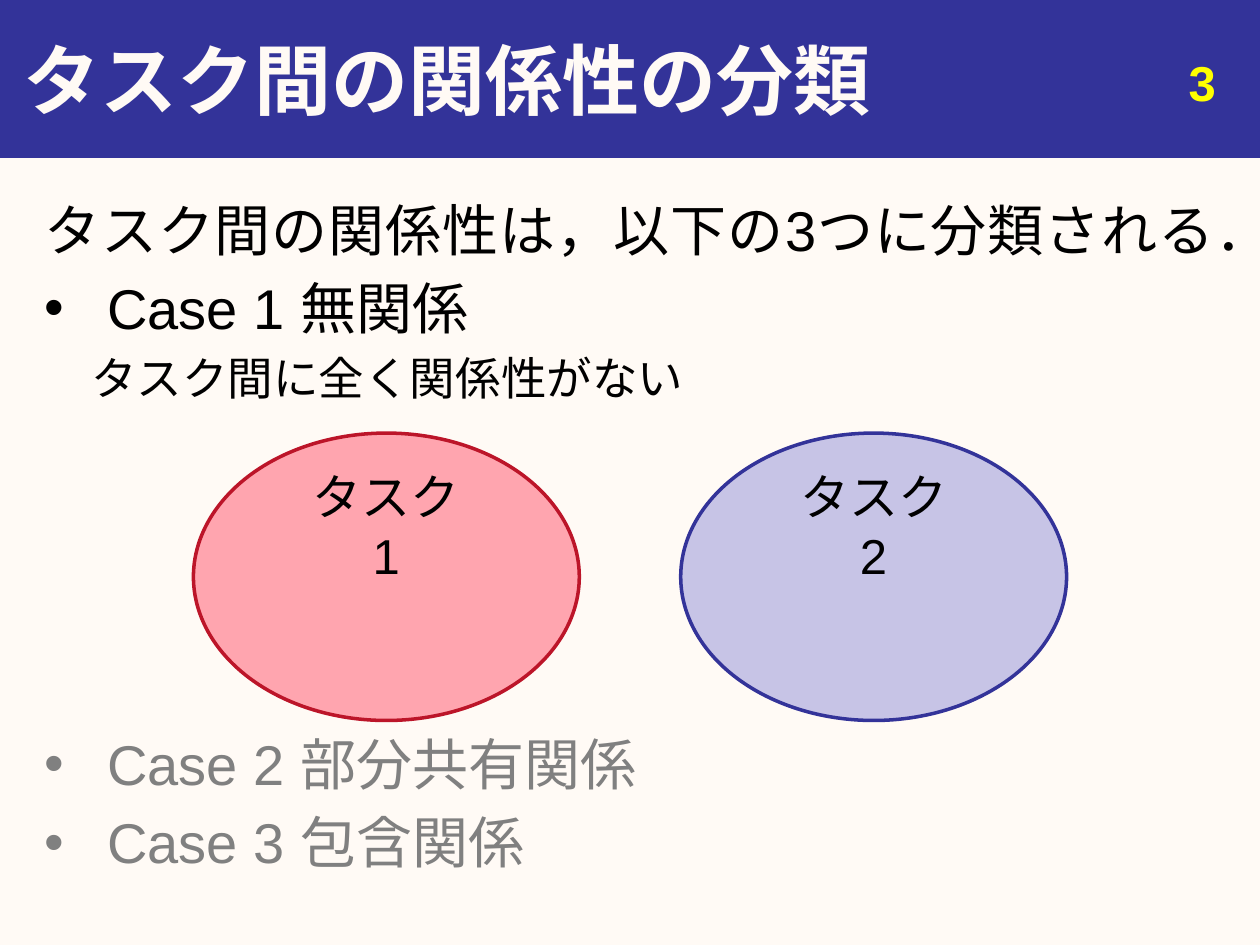
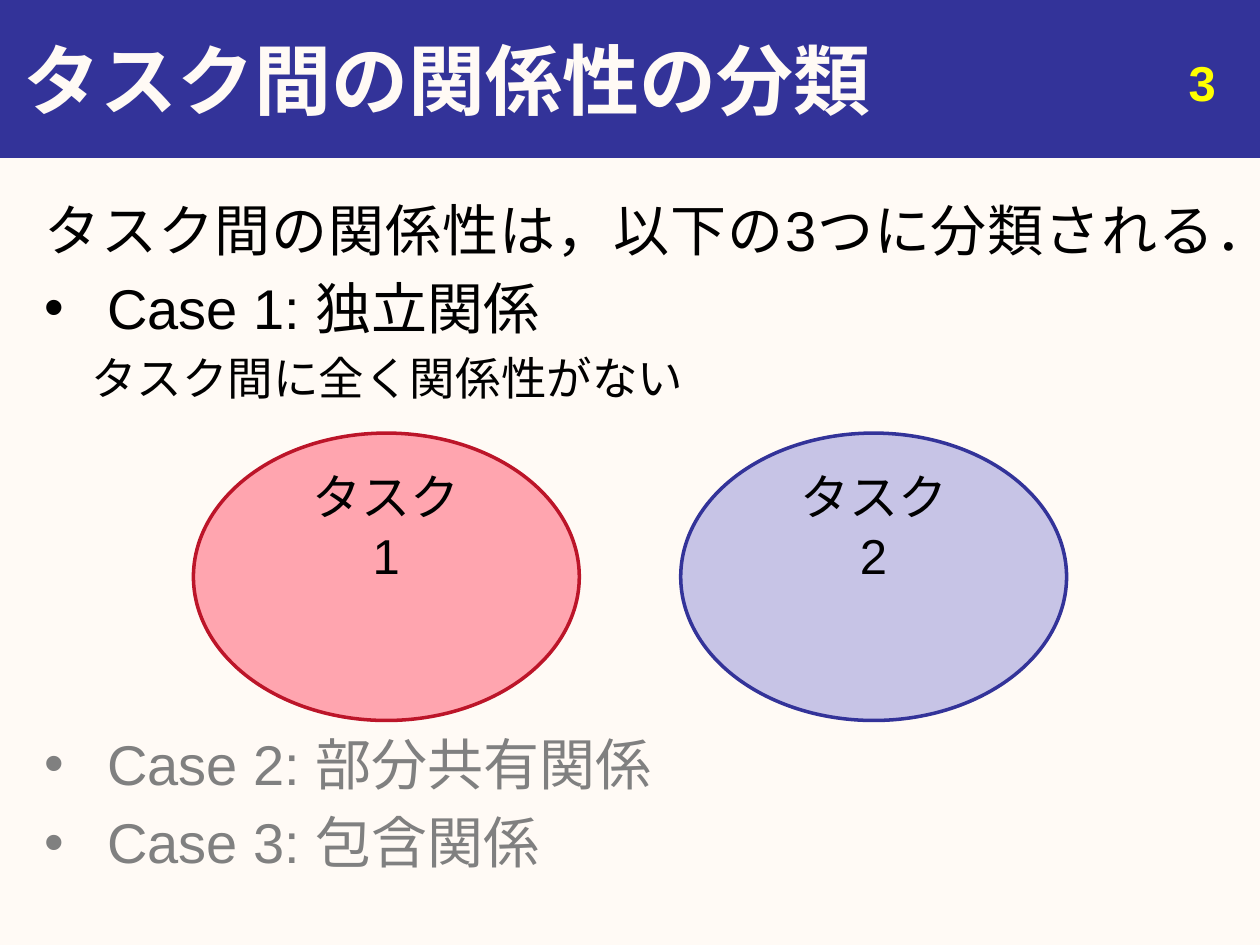
Before and after one commit to youle921/Slide-maintain, a slide deck: slide 4 of abstract/Slides/20200217_urita_graduation_v3.pptx. Drawn at 1260x945 pixels with LibreOffice and Linux fonts; fonts in the diff are those of the drawing. Boxes give left, top, right and bottom in pixels: in the first picture for what was removed or moved away, otherwise in the second. Text is boxed around its words. In the diff, an @@ line names an element or a change of style, - is before the commit and + after.

```diff
--- a/abstract/Slides/20200217_urita_graduation_v3.pptx
+++ b/abstract/Slides/20200217_urita_graduation_v3.pptx
@@ text at box(107, 282, 540, 334): text changed @@
-  • Case 1 無関係
+  • Case 1: 独立関係
@@ text at box(107, 738, 652, 868): text changed @@
-  • Case 2 部分共有関係
-  • Case 3 包含関係
+  • Case 2: 部分共有関係
+  • Case 3: 包含関係
```
Also in this commit, not shown: 16 other slides changed, 1 slide added, 2 other files.
